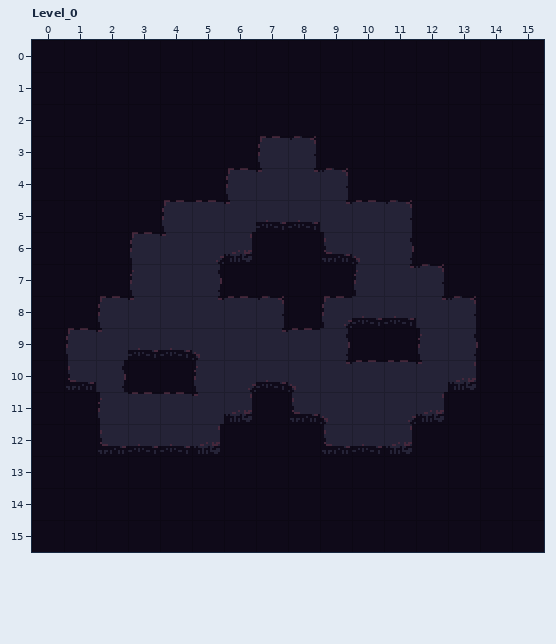
A LDtk project gets an edit: assets/maps/levels.ldtk. The first picture shows the starting point.
Cells are 16x16 px. Shown: Level_0 x 0..15, y 0..15.
The result:
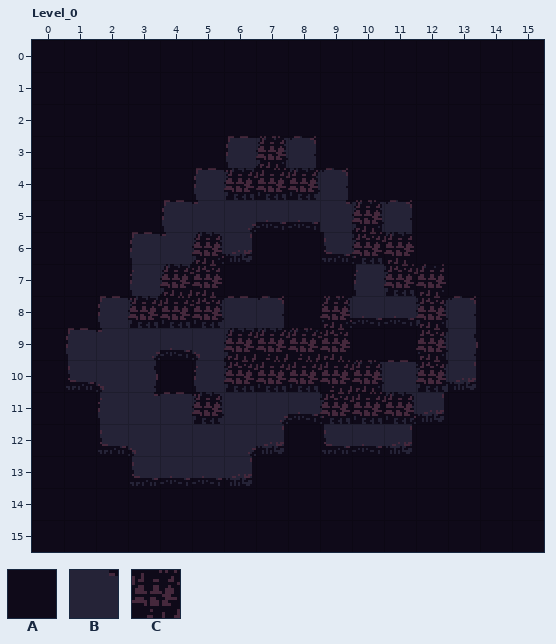
Key: from "TileType": A 1 "Water", B 2 "Ground", C 3 "Trees".
_ is an empty cell.
From the commit log: temp: trees added (bad way)
Change:
Layer "TileType":
y 3: x 6..7 AB -> _C
y 4: x 5..8 ABBB -> _CCC
y 5: x 5..6 BB -> __; x 10 B -> C
y 6: x 5 B -> C; x 10..11 BB -> CC
y 7: x 4..5 BB -> CC; x 11..12 BB -> CC
y 8: x 3..5 BBB -> CCC; x 9 B -> C; x 12 B -> C
y 9: x 3 B -> _; x 6..9 BBBB -> CCCC; x 12 B -> C
y 10: x 2..3 BA -> __; x 6..10 BBBBB -> CCCCC; x 12 B -> C
y 11: x 3 B -> _; x 5..11 BBABBBB -> C___CCC
y 12: x 3..7 BBBAA -> _____
y 13: x 3..6 AAAA -> ____
